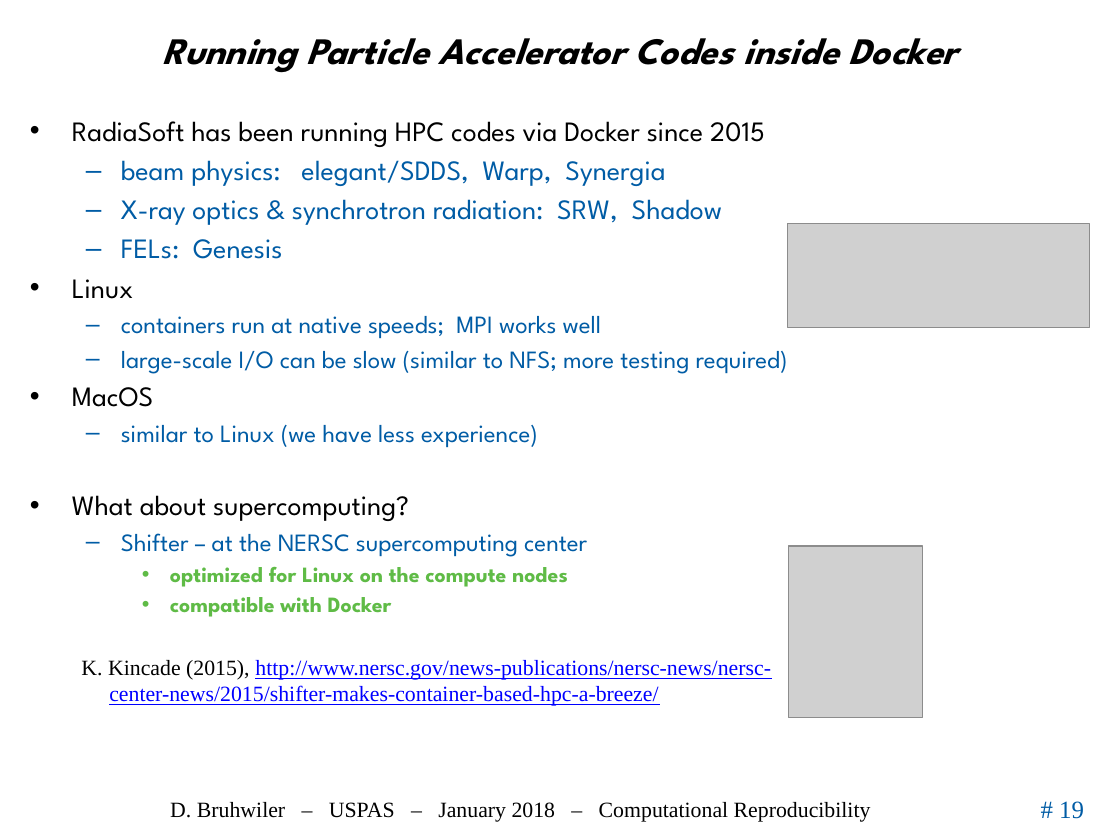
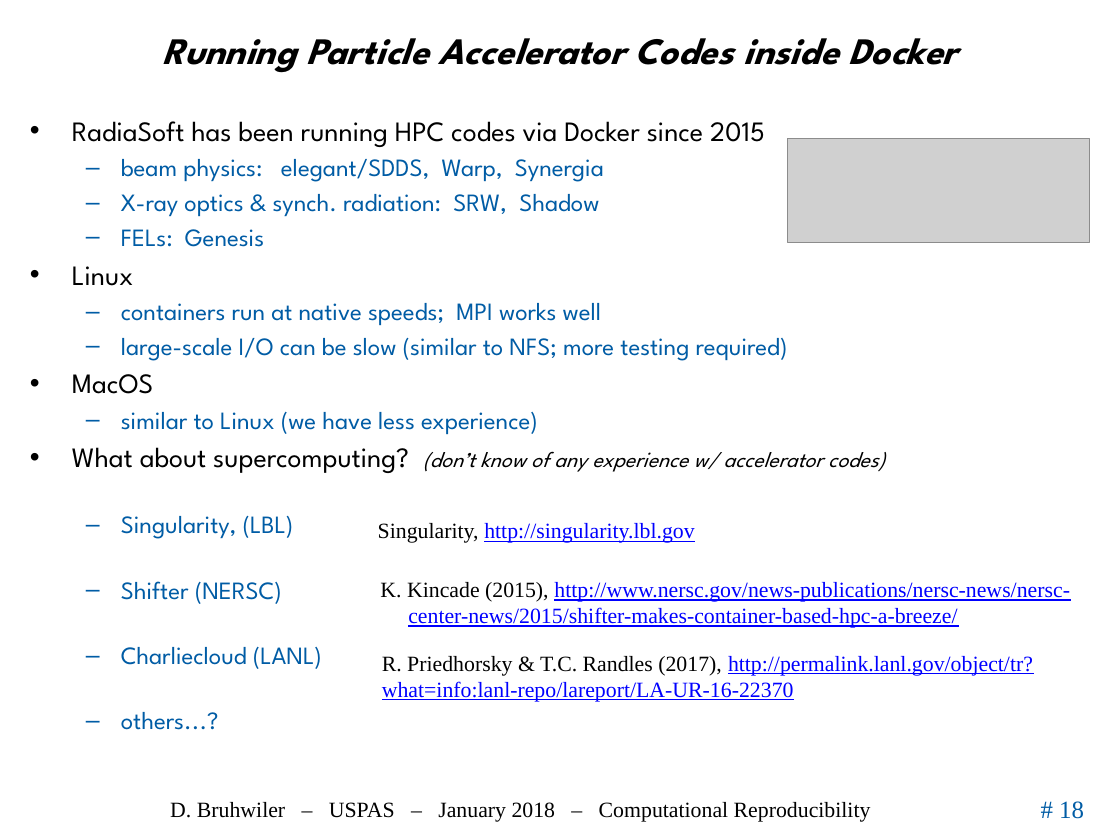
Before and after one commit to uspas/simbeamplasma18, a slide deck: slide 18 of computational_reproducibility/lecture/2018_ComputationalReproducibility_Bruhwiler_USPAS.pptx (slide 19 before the commit). Drawn at 1120x840 pixels with LibreOffice and Linux fonts; fonts in the diff are those of the drawing; grey boxes stand for pictures; background and template pictures are left out. Boxes give left, top, right and bottom in pixels: in the first picture for what was removed or moved away, otherwise in the second. Text is boxed around its words. In the diff, an @@ line names an element or a change of style, - is before the commit and + after.

```diff
--- a/computational_reproducibility/lecture/2018_ComputationalReproducibility_Bruhwiler_USPAS.pptx
+++ b/computational_reproducibility/lecture/2018_ComputationalReproducibility_Bruhwiler_USPAS.pptx
@@ picture: place and size @@
-picture at box(787, 224, 1090, 328)
+picture at box(787, 139, 1090, 243)
@@ text at box(121, 159, 604, 247): size 18 to 16 pt in "beam physics: elegant/SDDS, Warp, Synergia", "FELs: Genesis" @@
@@ text at box(121, 194, 599, 217): text changed; size 18 to 16 pt @@
-  – X-ray optics & synchrotron radiation: SRW, Shadow
+  – X-ray optics & synch. radiation: SRW, Shadow
@@ text at box(72, 447, 885, 730): text changed; size 14 to 16 pt; text colour #5FBB46 to #000000 @@
-• What about supercomputing?
-  – Shifter – at the NERSC supercomputing center
-    • optimized for Linux on the compute nodes
-    • compatible with Docker
+• What about supercomputing? (don’t know of any experience w/ accelerator codes)
+  – Singularity, (LBL)
+  – Shifter (NERSC)
+  – Charliecloud (LANL)
+  – others...?
@@ text added at box(378, 523, 694, 543), 14 pt, text #0000FF, underline @@
+Singularity, http://singularity.lbl.gov
@@ picture removed at box(788, 547, 923, 718) @@
@@ text "K. Kincade (2015), http://www.nersc.gov/news-publications/ne ...": place and size @@
-text "K. Kincade (2015), http://www.nersc.gov/news-publications/ne ..." at box(81, 660, 771, 706)
+text "K. Kincade (2015), http://www.nersc.gov/news-publications/ne ..." at box(380, 582, 1070, 628)
@@ text added at box(382, 656, 1033, 702), 14 pt, text #0000FF, underline @@
+R. Priedhorsky & T.C. Randles (2017), http://permalink.lanl.gov/object/tr?what=info:lanl-repo/lareport/LA-UR-16-22370
@@ page number at box(1059, 801, 1084, 819): text changed @@
-# 19
+# 18
```
Also in this commit, not shown: 3 other slides changed, 1 slide removed.
